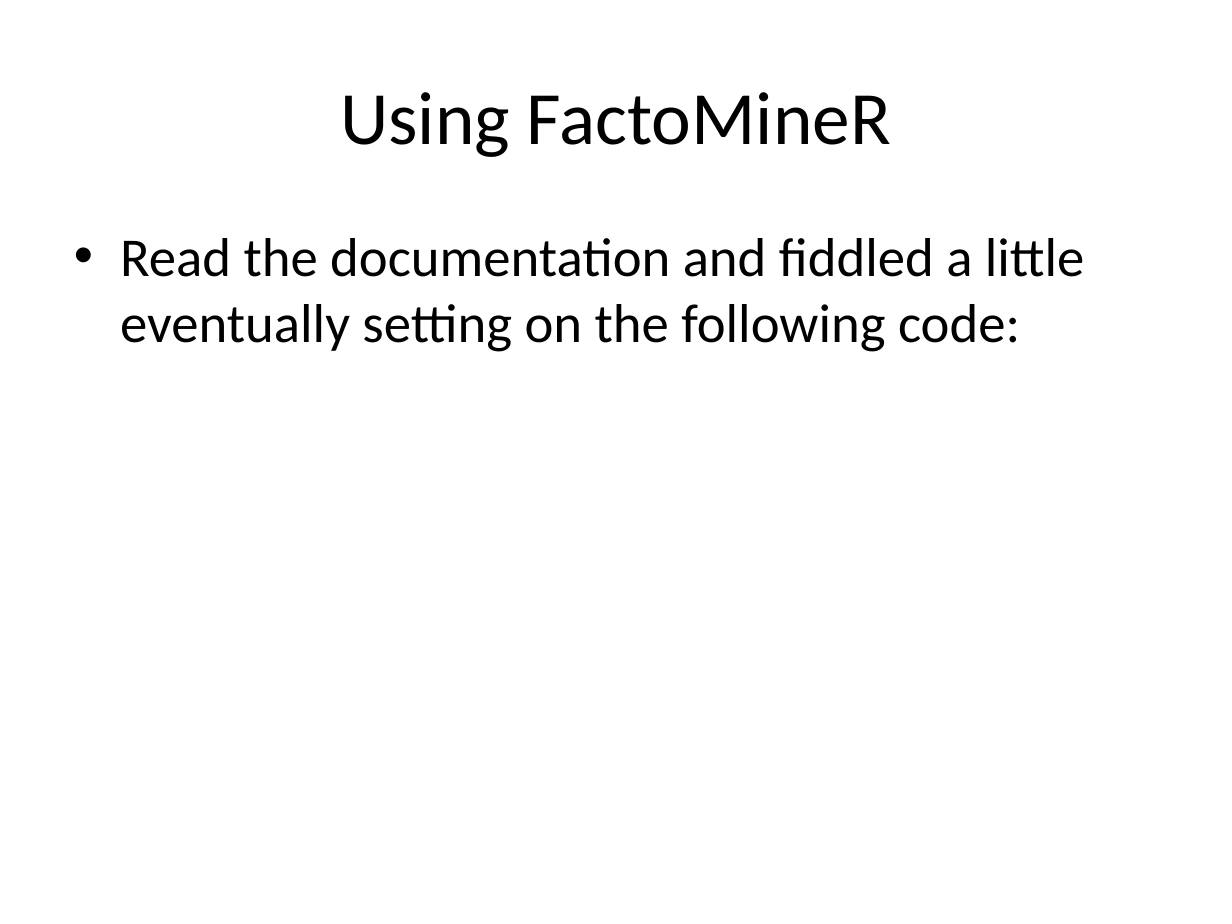
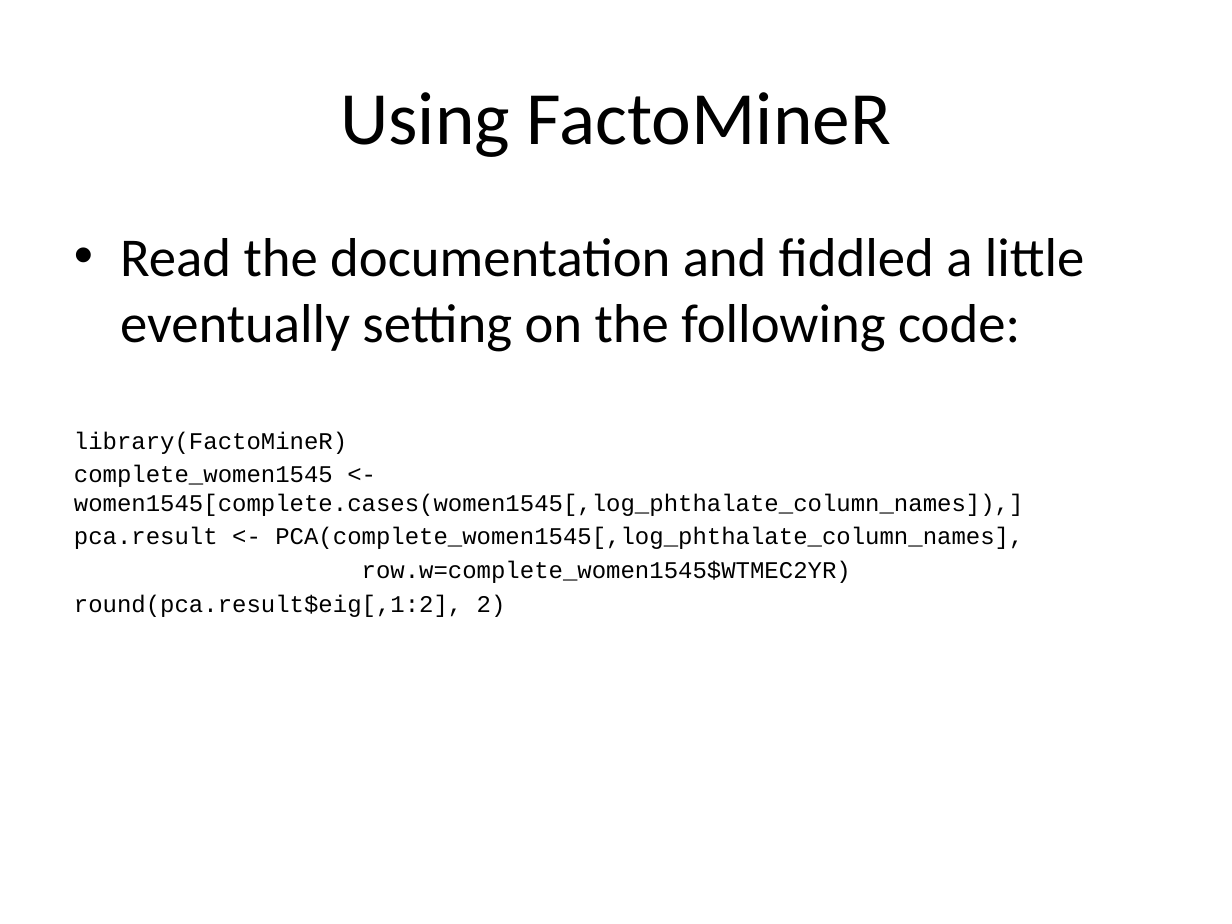
Before and after one commit to smooney27/RWorkshopSER2018, a slide deck: slide 25 of RWorkshopPart4-CaseStudy.pptx. Drawn at 1232x924 pixels with LibreOffice and Linux fonts; fonts in the diff are those of the drawing. Boxes give left, top, right and bottom in pixels: in the first picture for what was removed or moved away, otherwise in the second. Text is boxed around its words. In the diff, an @@ line names an element or a change of style, - is before the commit and + after.

```diff
--- a/RWorkshopPart4-CaseStudy.pptx
+++ b/RWorkshopPart4-CaseStudy.pptx
@@ text at (74,431,1024,617): paragraphs added @@
+library(FactoMineR)
+complete_women1545 <- women1545[complete.cases(women1545[,log_phthalate_column_names]),]
+pca.result <- PCA(complete_women1545[,log_phthalate_column_names],
+row.w=complete_women1545$WTMEC2YR)
+round(pca.result$eig[,1:2], 2)
```
Also in this commit, not shown: 1 other slide changed.
